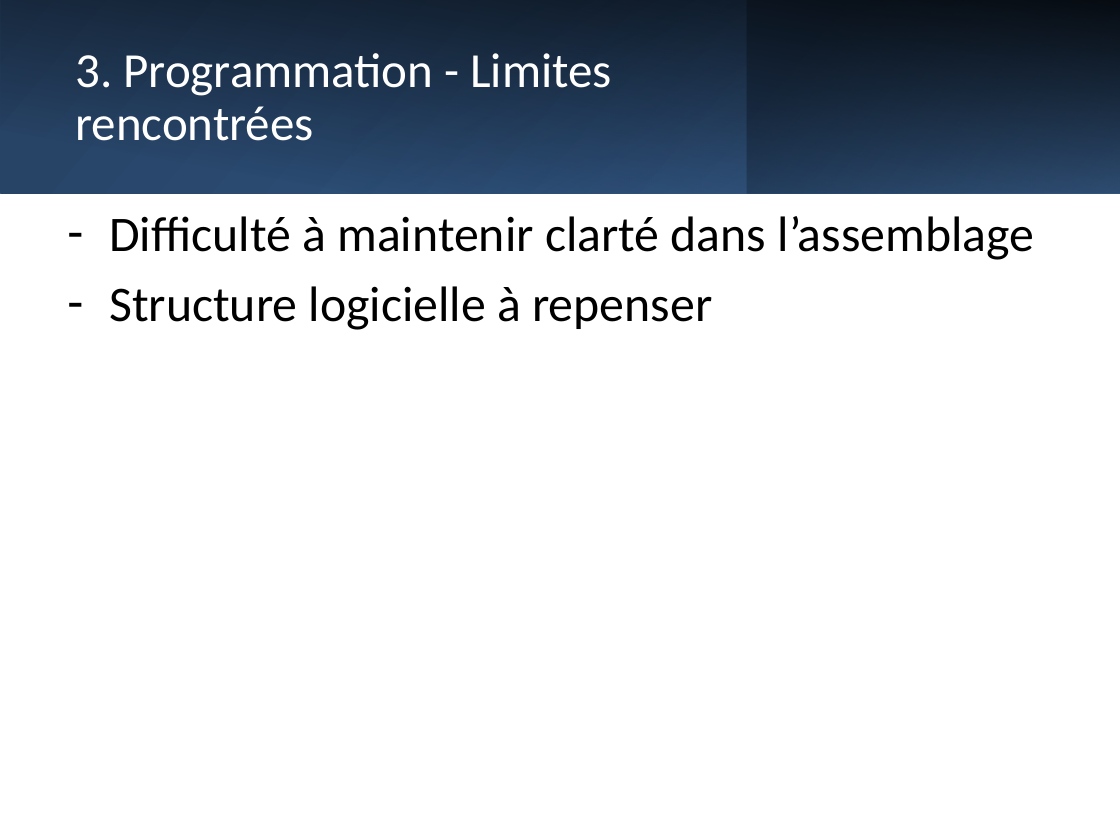
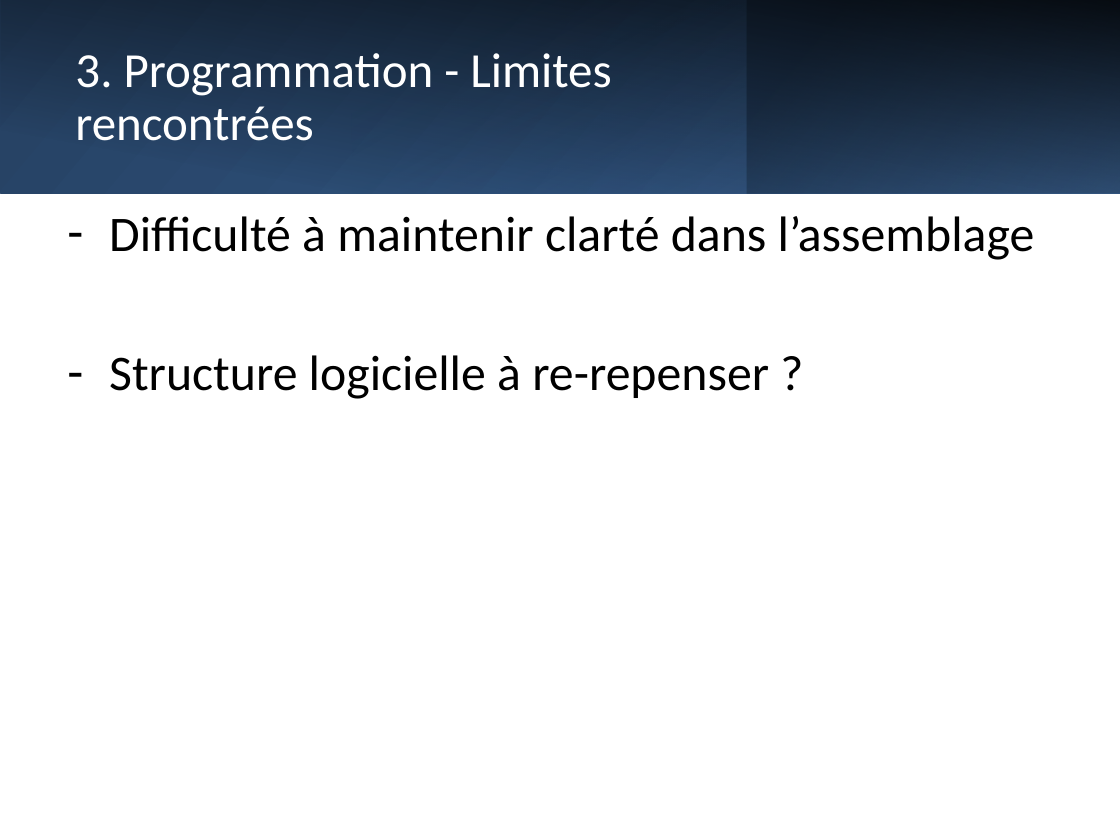
Before and after one commit to Sweedy3960/2414_SPB7_DOC, a slide deck: slide 16 of Doc/2414_Presentation.pptx (slide 17 before the commit). Drawn at 1120x840 pixels with LibreOffice and Linux fonts; fonts in the diff are those of the drawing. Boxes give left, top, right and bottom in pixels: in the first picture for what was removed or moved away, otherwise in the second. Text is boxed around its words. In the diff, an @@ line names an element or a change of style, - is before the commit and + after.

```diff
--- a/Doc/2414_Presentation.pptx
+++ b/Doc/2414_Presentation.pptx
@@ text at <box>109,355,769,399</box>: text changed @@
-– Structure logicielle à repenser
+– Structure logicielle à re-repenser ?
```
Also in this commit, not shown: 11 other slides changed, 1 slide added, 2 slides removed, 4 other files.
